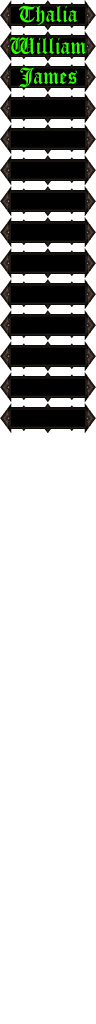
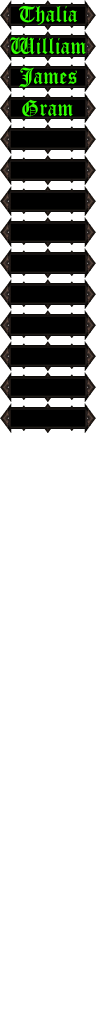
Comparing the layer stacks of the two 96 × 1024 images. Changes:
renamed "Layer 2" to "Gram", moved it above "Layer 0", painted on it over [22, 99, 73, 117]
renamed "Layer 14" to "Layer 0", painted on it over [22, 99, 73, 117]
removed layer "Layer 4" over [22, 99, 73, 117]
